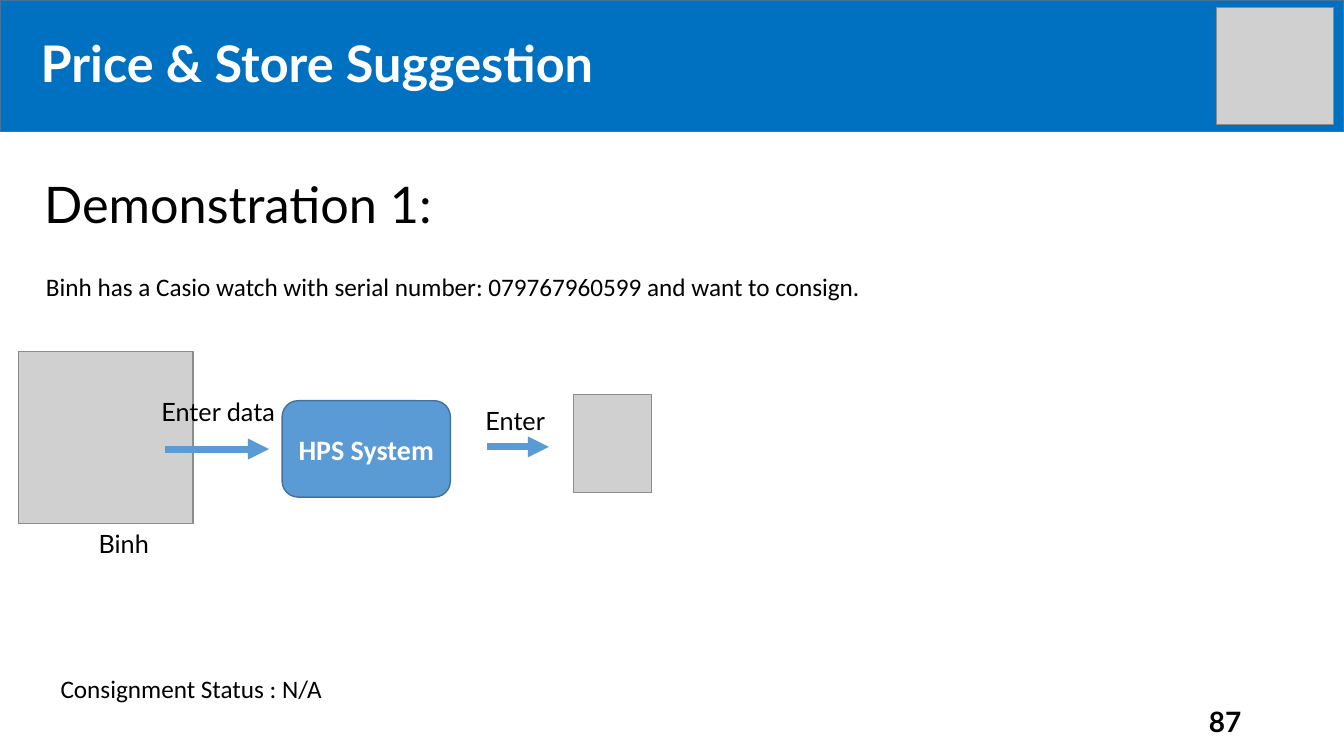
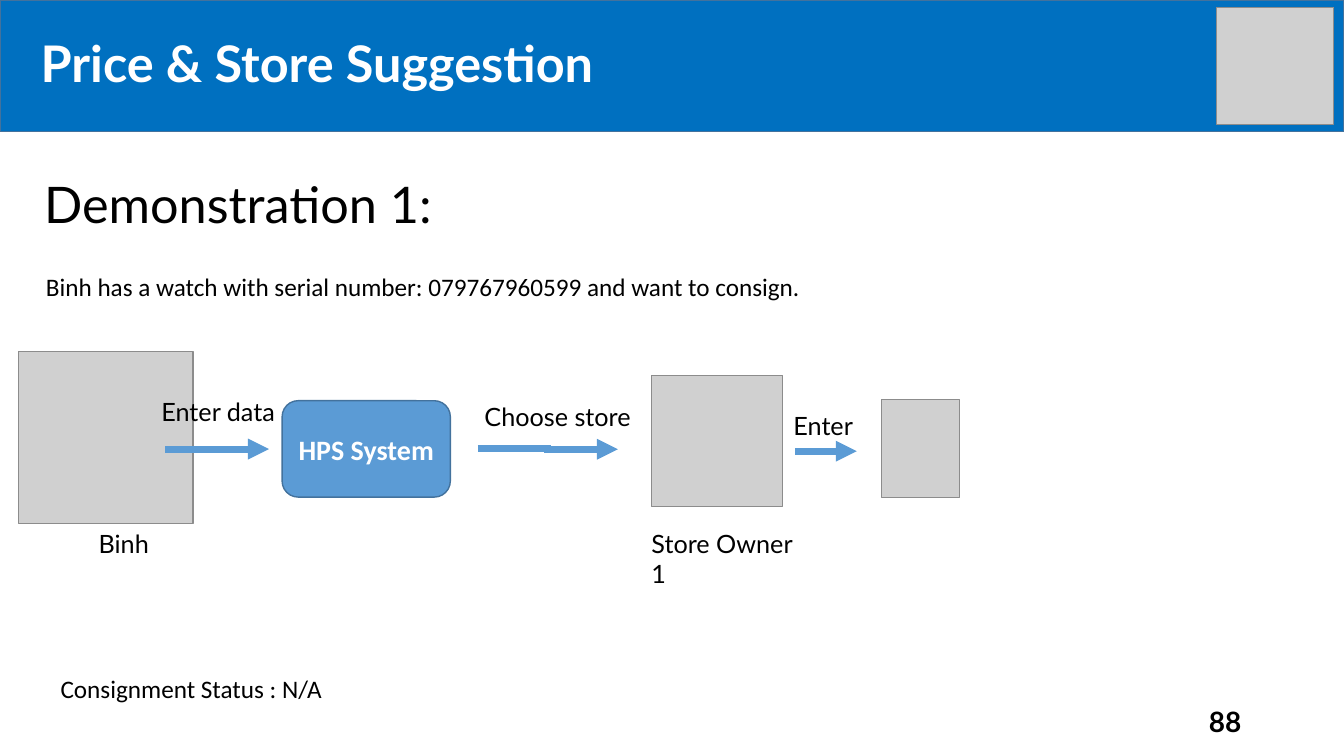
Before and after one commit to tiendan3108/CP, a slide deck: slide 88 of Source/Presentation/PreFinalPresentation.pptx (slide 87 before the commit). Drawn at 1344x756 pixels with LibreOffice and Linux fonts; fonts in the diff are those of the drawing; grey boxes stand for pictures. Boxes give left, top, right and bottom in pixels: in the first picture for what was removed or moved away, otherwise in the second. Text is boxed around its words. In the diff, an @@ line names an element or a change of style, - is before the commit and + after.

Commit message:
update slide

```diff
--- a/Source/Presentation/PreFinalPresentation.pptx
+++ b/Source/Presentation/PreFinalPresentation.pptx
@@ text at (x1=46, y1=278, x2=799, y2=301): text changed @@
-Binh has a Casio watch with serial number: 079767960599 and want to consign.
+Binh has a watch with serial number: 079767960599 and want to consign.
@@ picture added at (x1=651, y1=375, x2=782, y2=506) @@
@@ text added at (x1=484, y1=407, x2=631, y2=427), 18 pt, text #000000 @@
+Choose store
@@ text "Enter" moved from (x1=485, y1=412, x2=544, y2=431) to (x1=793, y1=417, x2=852, y2=436) @@
@@ picture moved from (x1=574, y1=395, x2=651, y2=493) to (x1=882, y1=399, x2=960, y2=497) @@
@@ elbow arrow added from (478, 449) to (618, 450), #5B9BD5 5 pt @@
@@ elbow arrow moved from (488, 447) - (548, 447) to (796, 451) - (857, 452) @@
@@ text added at (x1=651, y1=534, x2=792, y2=583), 18 pt, text #000000 @@
+Store Owner 1
@@ page number at (x1=1209, y1=711, x2=1242, y2=733): text changed @@
-87
+88
```
Also in this commit, not shown: 18 other slides changed.
